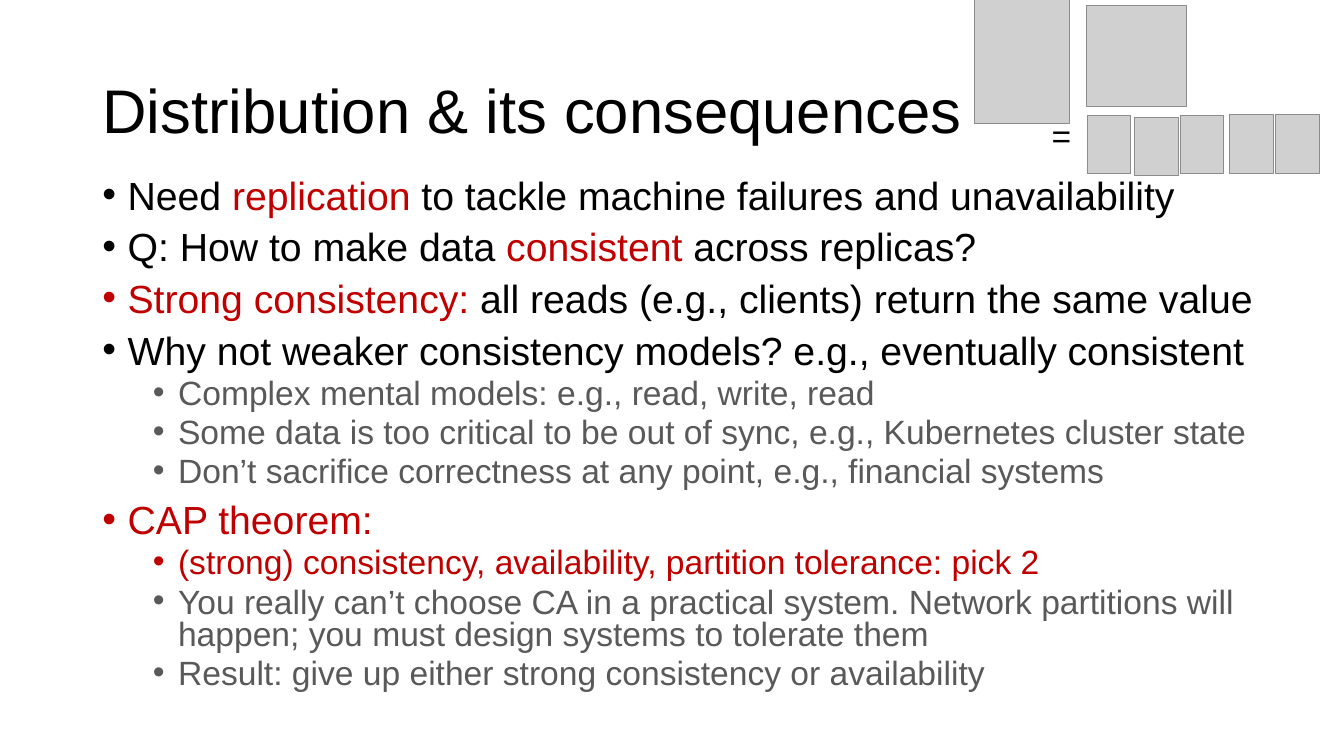
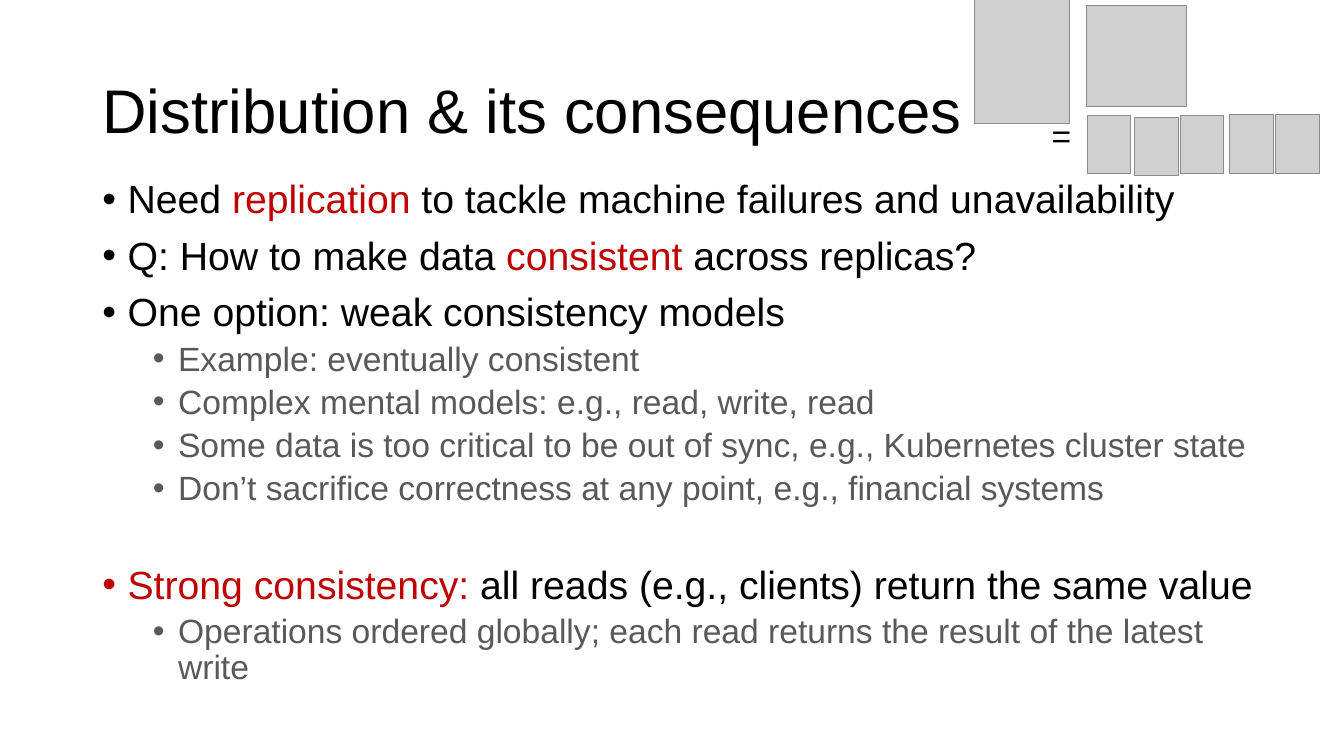
Before and after one commit to ngsrinivas/coursegen, a slide deck: slide 3 of ex/553-S25/staging/553-S25/lectures/12b-distributed-systems.pptx. Drawn at 1344x756 pixels with LibreOffice and Linux fonts; fonts in the diff are those of the drawing; grey boxes stand for pictures. Boxes give left, top, right and bottom in pixels: in the first picture for what was removed or moved away, otherwise in the second. Text is boxed around its words. In the diff, an @@ line names an element or a change of style, - is before the commit and + after.

Commit message:
Revise distributed systems lecture

```diff
--- a/ex/553-S25/staging/553-S25/lectures/12b-distributed-systems.pptx
+++ b/ex/553-S25/staging/553-S25/lectures/12b-distributed-systems.pptx
@@ text at <box>128,184,1246,507</box>: line spacing 0.8 to 0.9 @@
@@ text at <box>128,297,785,378</box>: text changed @@
-• Strong consistency: all reads (e.g., clients) return the same value
-• Why not weaker consistency models? e.g., eventually consistent
+• One option: weak consistency models
+  • Example: eventually consistent
@@ text at <box>128,570,1253,680</box>: text changed @@
-• CAP theorem:
-  • (strong) consistency, availability, partition tolerance: pick 2
-  • You really can’t choose CA in a practical system. Network partitions will happen; you must design systems to tolerate them
-  • Result: give up either strong consistency or availability
+• Strong consistency: all reads (e.g., clients) return the same value
+  • Operations ordered globally; each read returns the result of the latest write
```
Also in this commit, not shown: 1 slide added, 1 other file.
